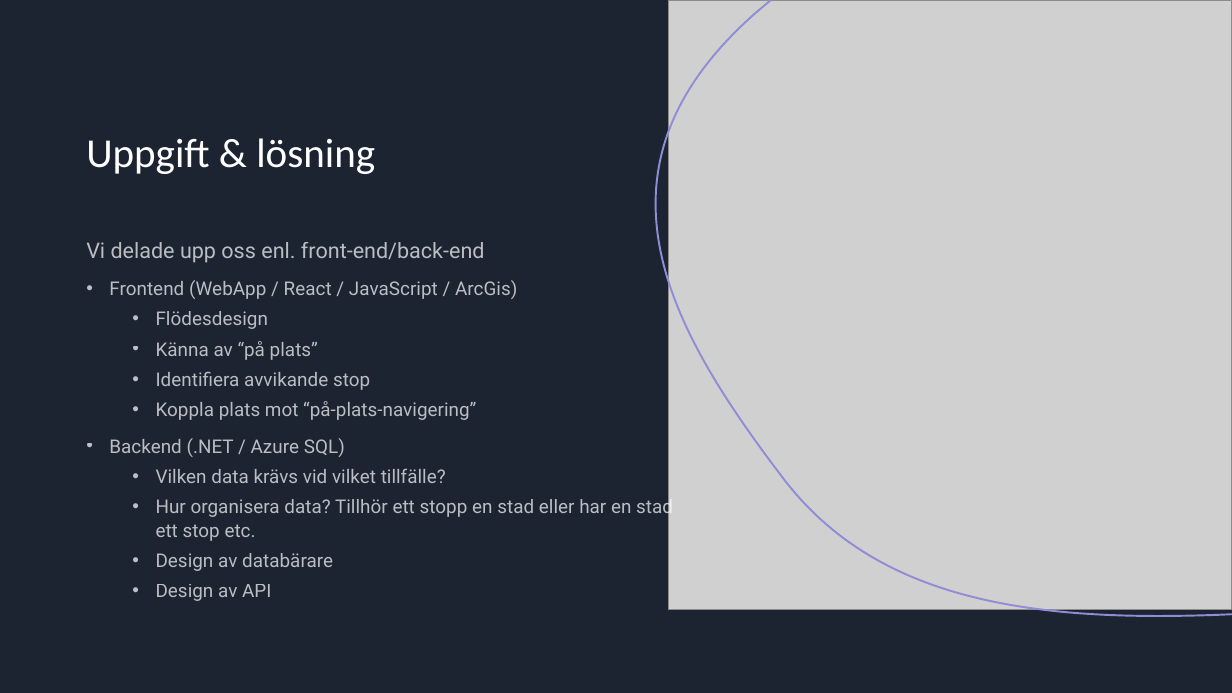
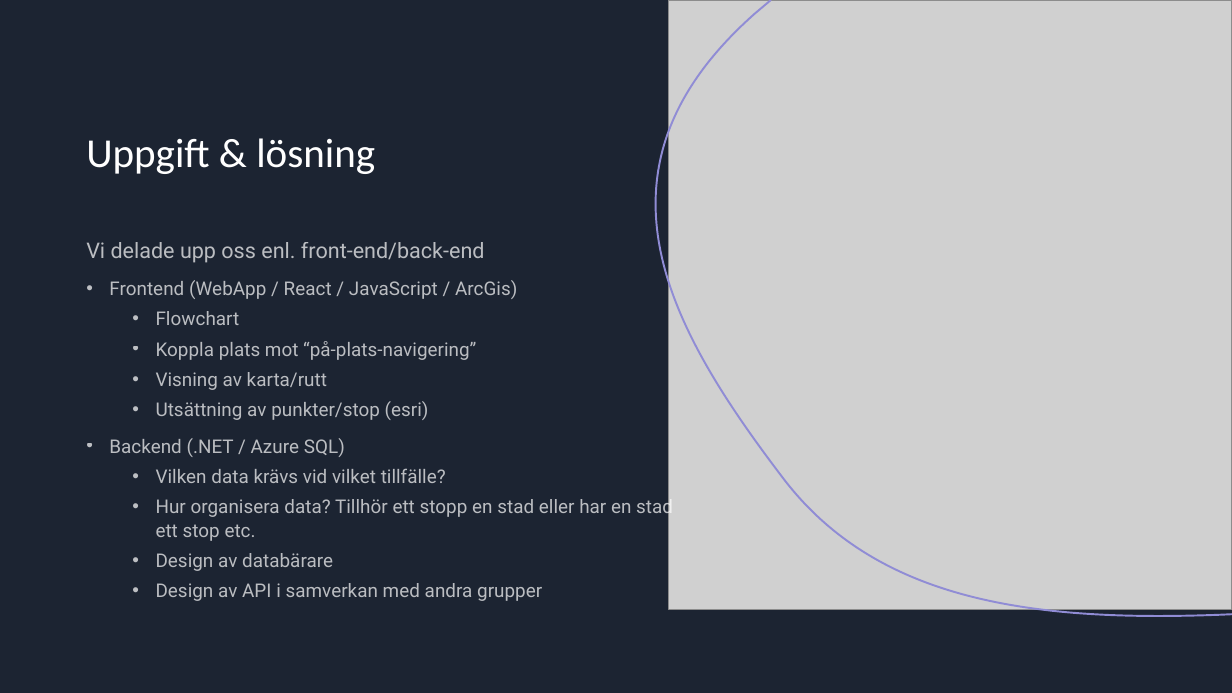
Before and after one commit to Addnode-Hackaton-2023/Team-4, a slide deck: slide 4 of HackAddThon 2023.pptx. Drawn at 1232x693 pixels with LibreOffice and Linux fonts; fonts in the diff are those of the drawing; grey boxes stand for pictures. Boxes give left, top, right and bottom in pixels: in the first picture for what was removed or moved away, otherwise in the second. Text is boxed around its words. In the diff, an @@ line names an element or a change of style, - is before the commit and + after.

```diff
--- a/HackAddThon 2023.pptx
+++ b/HackAddThon 2023.pptx
@@ text at (x1=156, y1=311, x2=240, y2=325): text changed @@
-  • Flödesdesign
-  • Känna av “på plats”
-  • Identifiera avvikande stop
+  • Flowchart
@@ text at (x1=156, y1=372, x2=429, y2=420): paragraphs added @@
+  • Visning av karta/rutt
+  • Utsättning av punkter/stop (esri)
@@ text at (x1=156, y1=583, x2=542, y2=601): text changed @@
-  • Design av API
+  • Design av API i samverkan med andra grupper
```
Also in this commit, not shown: 1 slide added.
